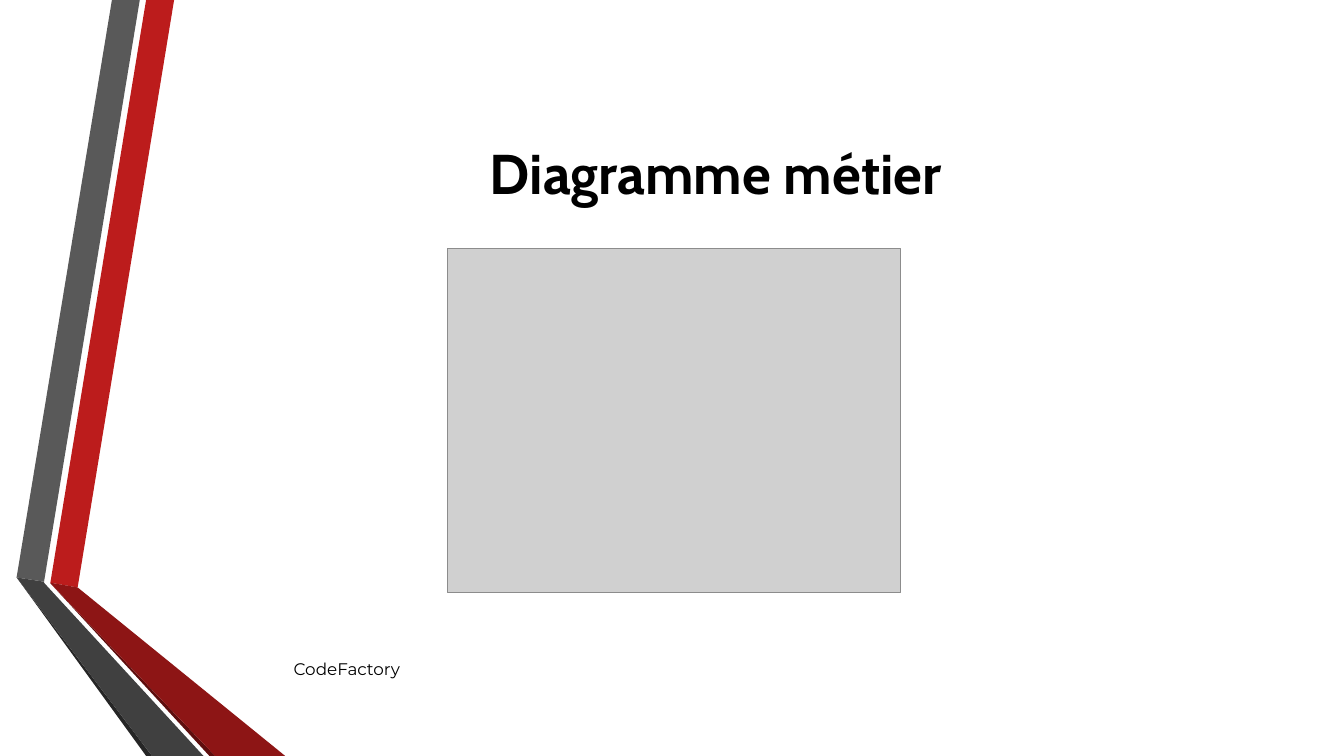
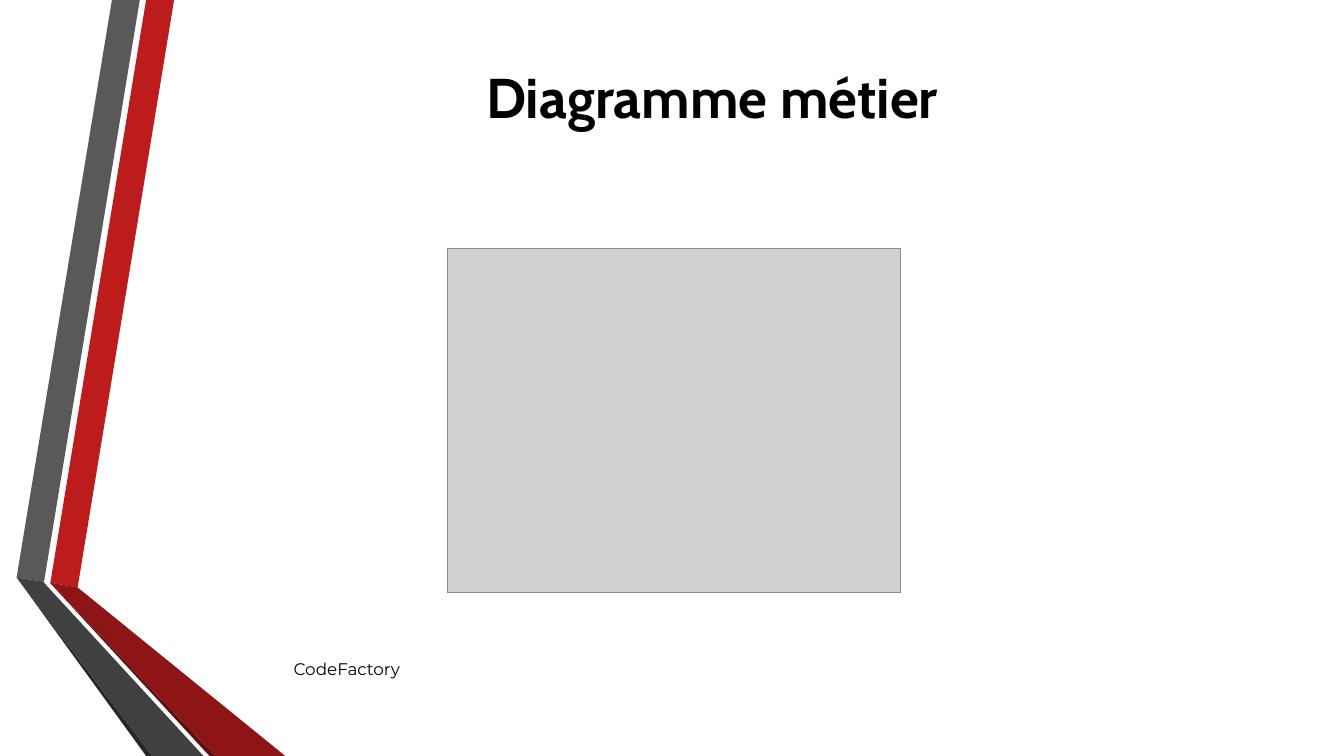
Before and after one commit to Ashmouth/IL, a slide deck: slide 5 of Diaporama/Ingénierie logiciel eCours.pptx. Drawn at 1344x756 pixels with LibreOffice and Linux fonts; fonts in the diff are those of the drawing; grey boxes stand for pictures; background and template pictures are left out. Boxes give left, top, right and bottom in pixels: in the first picture for what was removed or moved away, otherwise in the second. Text is boxed around its words. In the diff, an @@ line names an element or a change of style, - is before the commit and + after.

```diff
--- a/Diaporama/Ingénierie logiciel eCours.pptx
+++ b/Diaporama/Ingénierie logiciel eCours.pptx
@@ title "Diagramme métier": place and size @@
-title "Diagramme métier" at (490, 152, 942, 207)
+title "Diagramme métier" at (486, 76, 938, 131)
```
Also in this commit, not shown: 10 other slides changed, 1 slide added, 2 other files.
